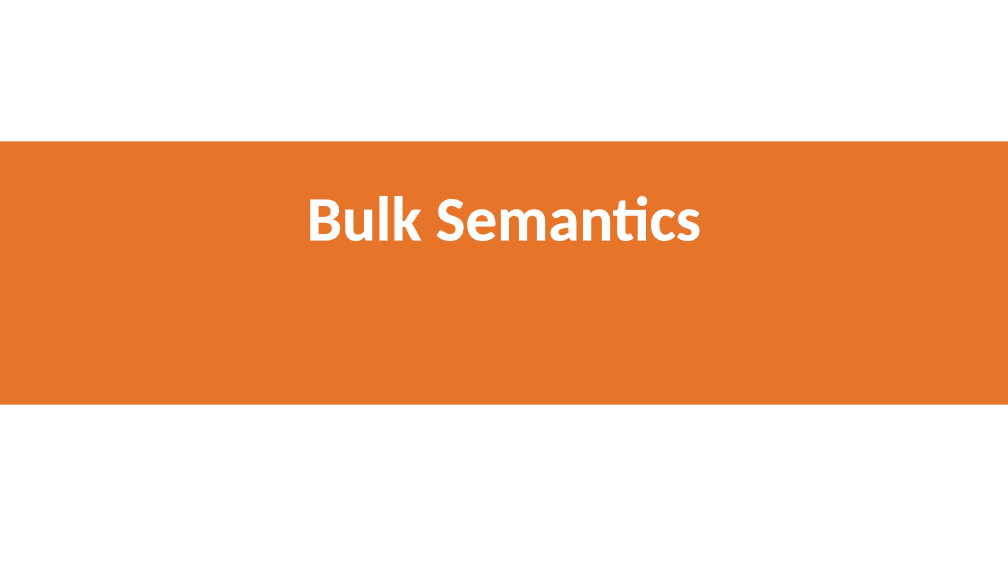
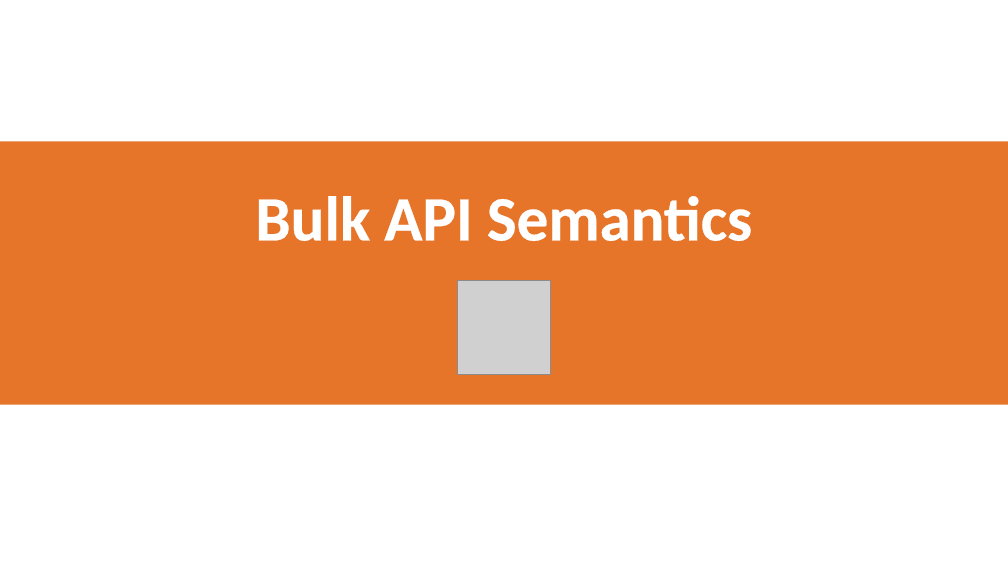
Before and after one commit to LionWeb-io/specification, a slide deck: slide 25 of resources/LangDev 2024 Talk-jos.pptx (slide 27 before the commit). Drawn at 1008x567 pixels with LibreOffice and Linux fonts; fonts in the diff are those of the drawing; grey boxes stand for pictures; background and template pictures are left out. Boxes give left, top, right and bottom in pixels: in the first picture for what was removed or moved away, otherwise in the second. Text is boxed around its words. In the diff, an @@ line names an element or a change of style, - is before the commit and + after.

Commit message:
Layout improved, more text

```diff
--- a/resources/LangDev 2024 Talk-jos.pptx
+++ b/resources/LangDev 2024 Talk-jos.pptx
@@ title at [255, 196, 752, 241]: text changed @@
-Bulk Semantics
+Bulk API Semantics
@@ picture added at [457, 281, 551, 374] @@
```
Also in this commit, not shown: 14 other slides changed, 7 slides added, 8 slides removed.
